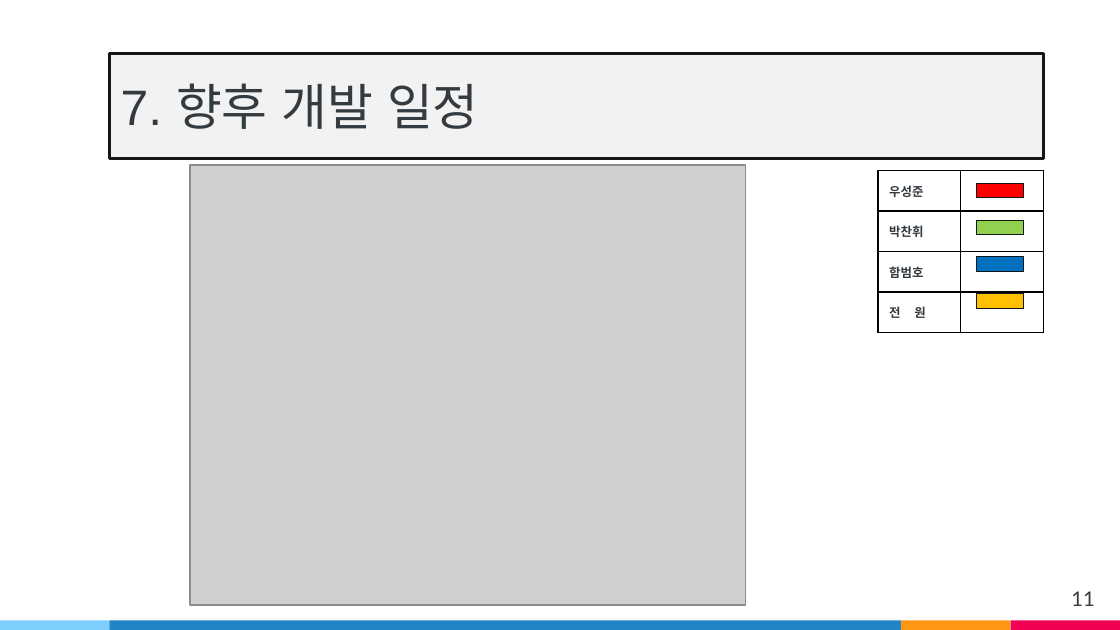
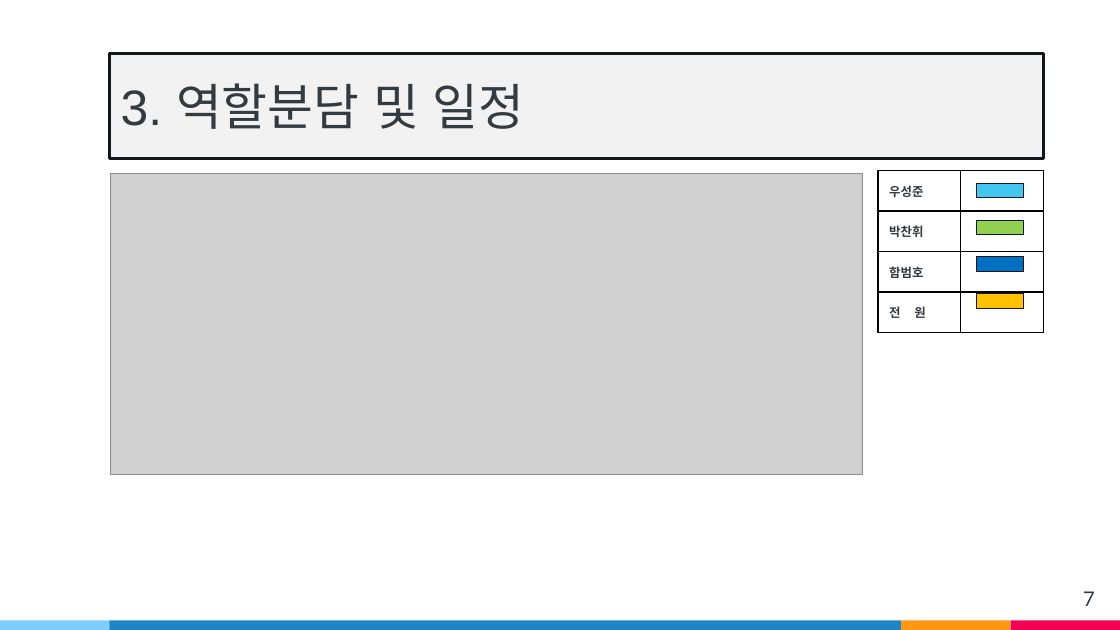
Before and after one commit to wsj2681/Anger_Control_Disoder, a slide deck: slide 7 of Capstone Design/발표자료/중간발표/v3.pptx (slide 11 before the commit). Drawn at 1120x630 pixels with LibreOffice and Linux fonts; fonts in the diff are those of the drawing; grey boxes stand for pictures. Boxes give left, top, right and bottom in pixels: in the first picture for what was removed or moved away, otherwise in the second. Text is boxed around its words. In the diff, an @@ line names an element or a change of style, - is before the commit and + after.

```diff
--- a/Capstone Design/발표자료/중간발표/v3.pptx
+++ b/Capstone Design/발표자료/중간발표/v3.pptx
@@ text in rectangle at [121, 83, 525, 129]: text changed @@
-7. 향후 개발 일정
+3. 역할분담 및 일정
@@ picture: place and size @@
-picture at [190, 165, 746, 605]
+picture at [110, 174, 862, 475]
@@ rectangle at [977, 184, 1024, 198]: fill #FF0000 to #42C7F1 @@
@@ page number at [1083, 591, 1095, 606]: text changed @@
-11
+7
```
Also in this commit, not shown: 6 other slides changed, 2 other files.
